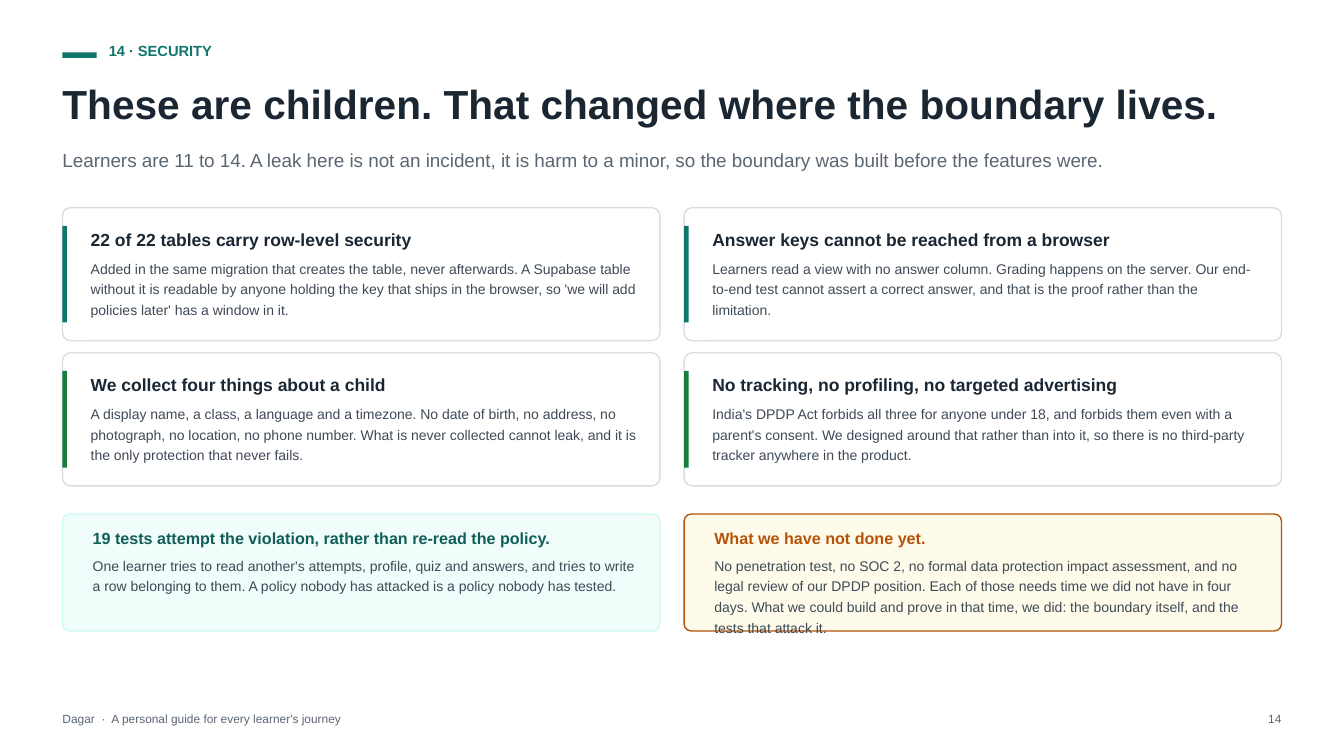
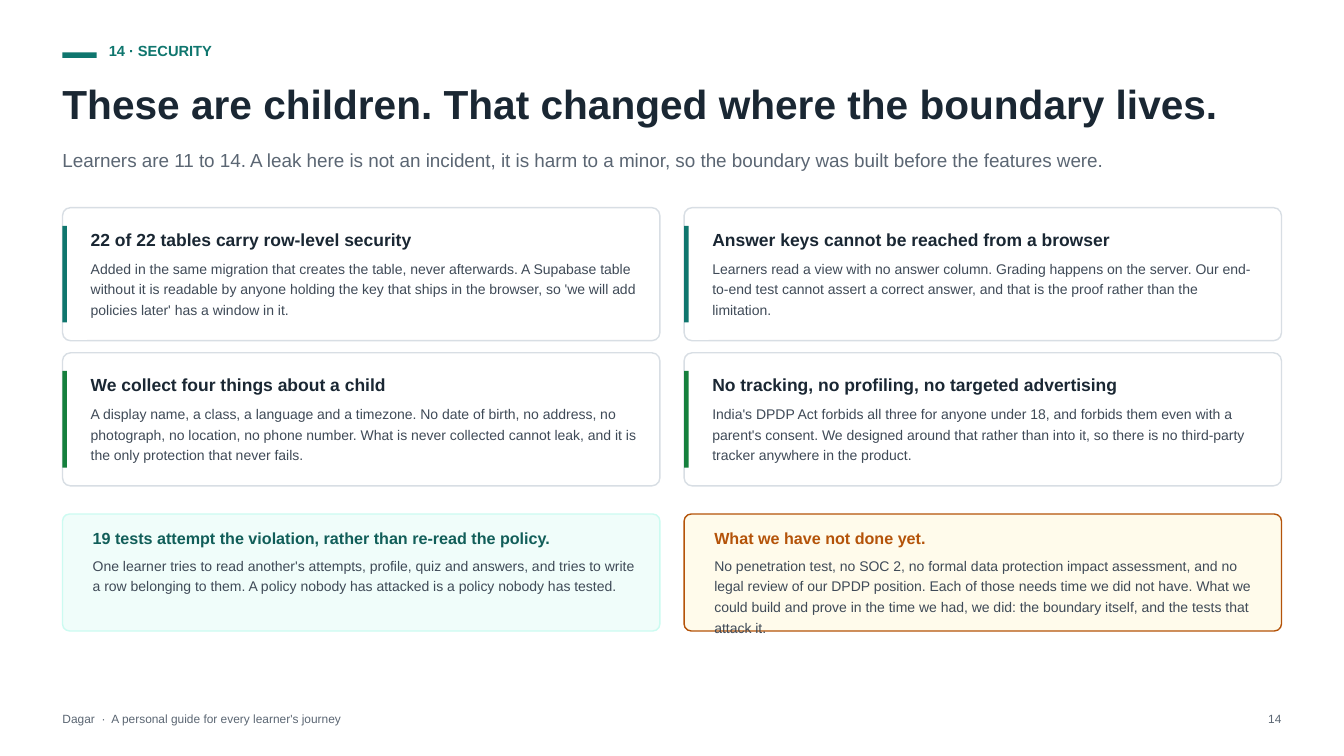
Before and after one commit to ap9650/dagar, a slide deck: slide 14 of docs/deck/Dagar-Pitch-Deck.pptx. Drawn at 1344x756 pixels with LibreOffice and Linux fonts; fonts in the diff are those of the drawing. Boxes give left, top, right and bottom in pixels: in the first picture for what was removed or moved away, otherwise in the second. Text is boxed around its words. In the diff, an @@ line names an element or a change of style, - is before the commit and + after.

```diff
--- a/docs/deck/Dagar-Pitch-Deck.pptx
+++ b/docs/deck/Dagar-Pitch-Deck.pptx
@@ text at box(714, 561, 1251, 615): text changed @@
-No penetration test, no SOC 2, no formal data protection impact assessment, and no legal review of our DPDP position. Each of those needs time we did not have in four days. What we could build and prove in that time, we did: the boundary itself, and the tests that attack it.
+No penetration test, no SOC 2, no formal data protection impact assessment, and no legal review of our DPDP position. Each of those needs time we did not have. What we could build and prove in the time we had, we did: the boundary itself, and the tests that attack it.
```
Also in this commit, not shown: 3 other slides changed, 2 other files.
